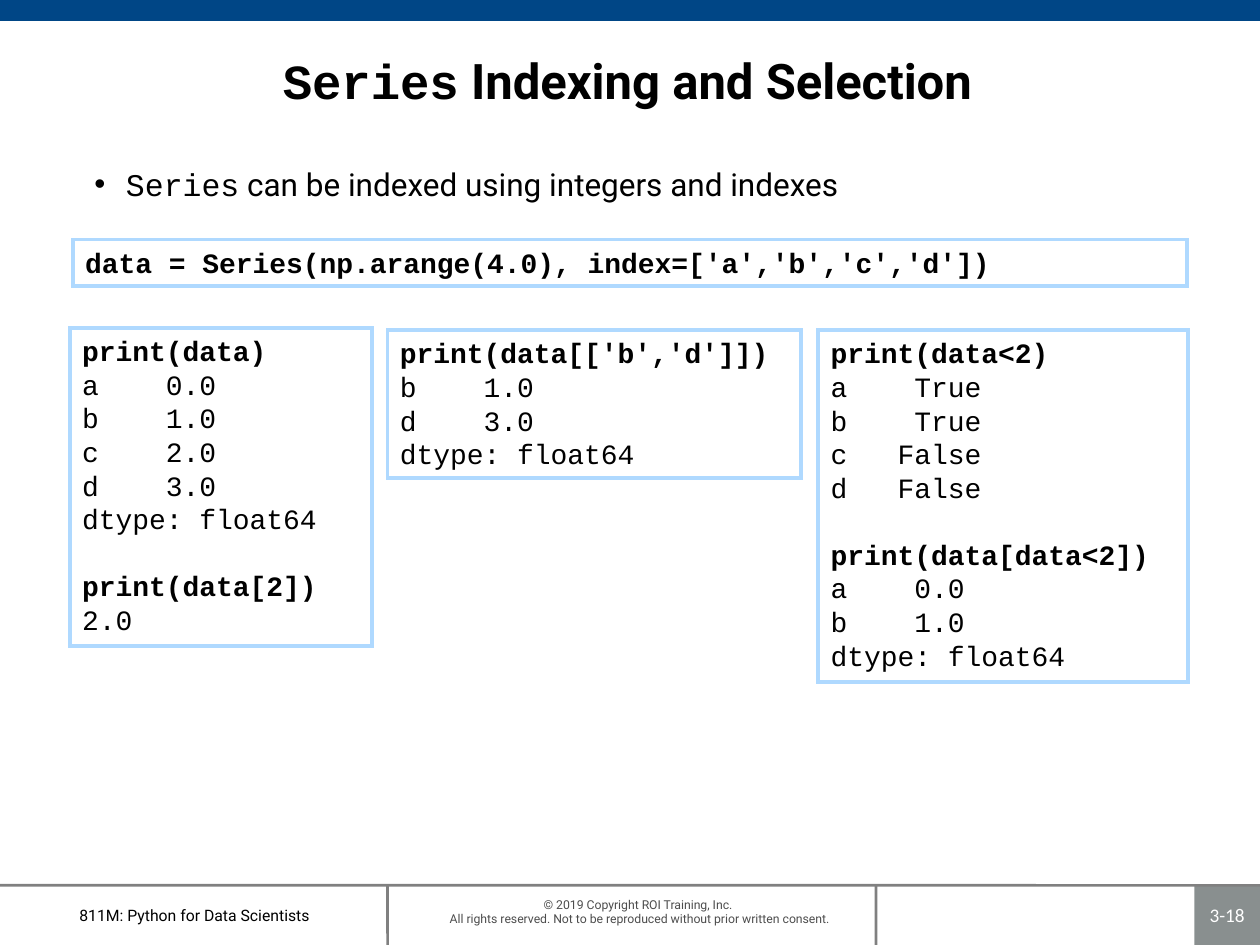
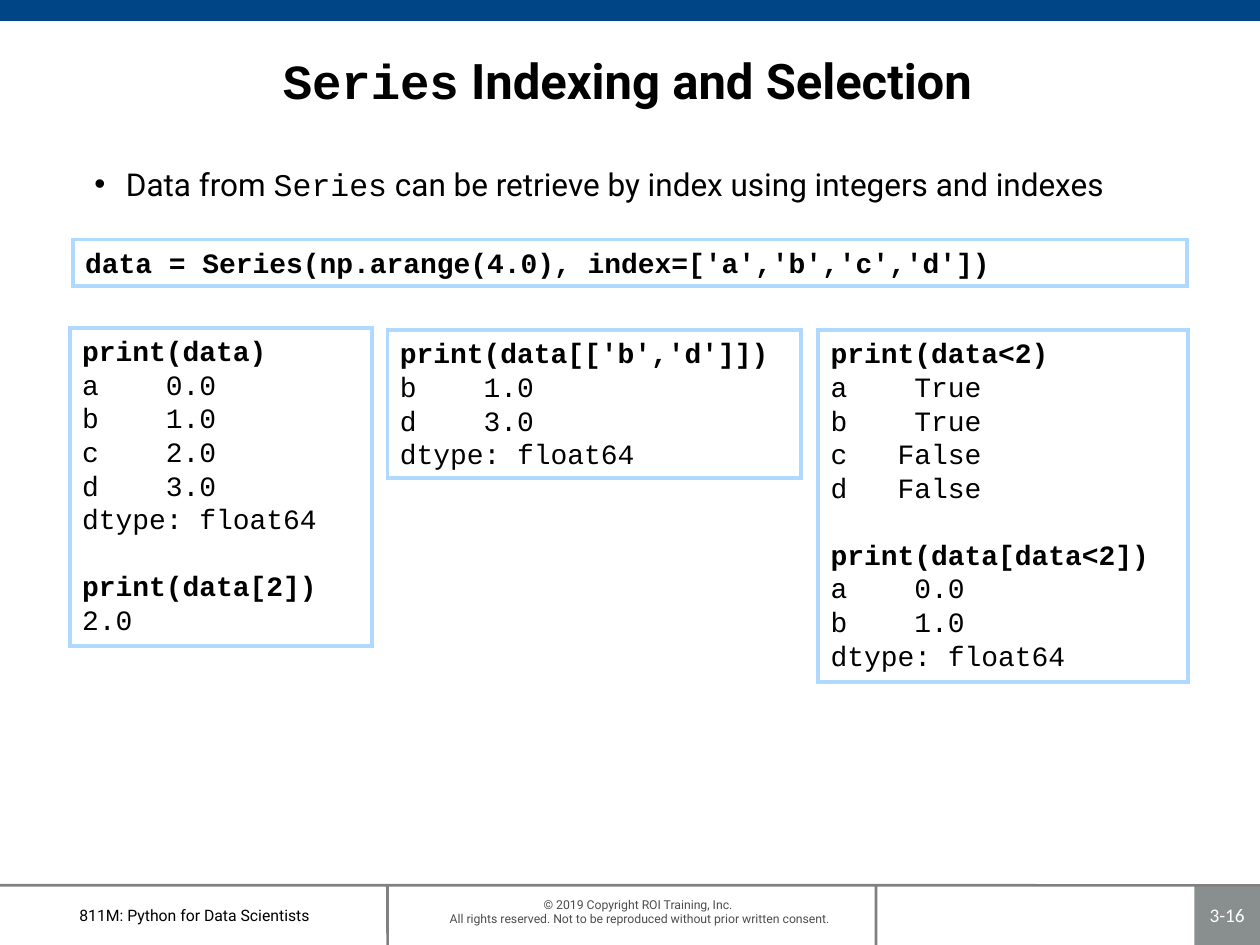
Before and after one commit to roitraining/PythonProgram, a slide deck: slide 16 of Day3-Pandas/Ch03-Pandas.pptx (slide 18 before the commit). Drawn at 1260x945 pixels with LibreOffice and Linux fonts; fonts in the diff are those of the drawing; background and template pictures are left out. Boxes give left, top, right and bottom in pixels: in the first picture for what was removed or moved away, otherwise in the second. Text is boxed around its words. In the diff, an @@ line names an element or a change of style, - is before the commit and + after.

```diff
--- a/Day3-Pandas/Ch03-Pandas.pptx
+++ b/Day3-Pandas/Ch03-Pandas.pptx
@@ text at (x1=126, y1=172, x2=1104, y2=203): text changed @@
-• Series can be indexed using integers and indexes
+• Data from Series can be retrieve by index using integers and indexes
@@ page number at (x1=1210, y1=909, x2=1245, y2=922): text changed @@
-3-18
+3-16
```
Also in this commit, not shown: 7 other slides changed, 2 slides removed, 1 other file.
